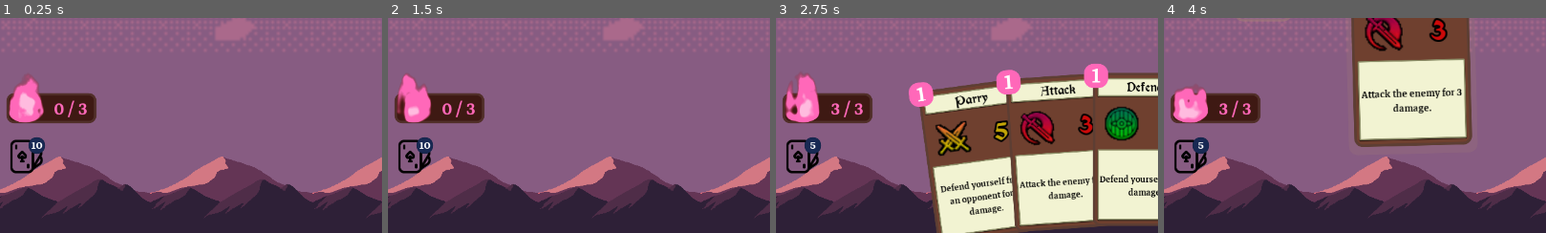
Above: before the commit, frames 1-4 (left to right).
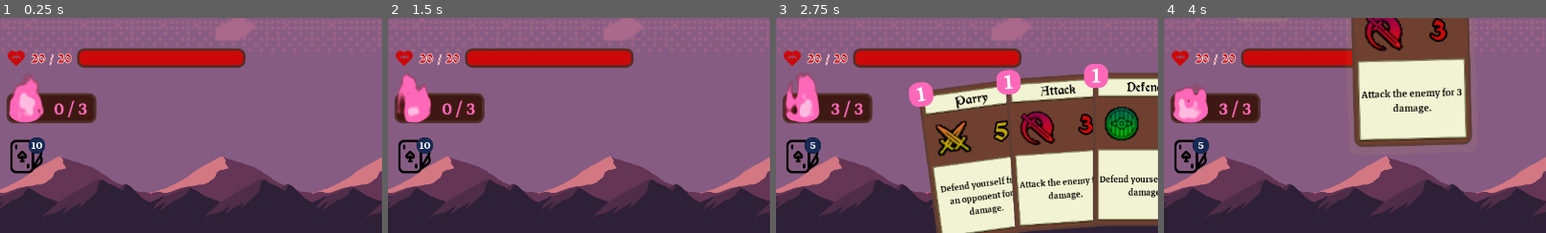
Above: after the commit, the same moments.

Repository: Maaack/Battle-Deck-Energy
Game: Godot game, scene res://Scenes/Main.tscn
The game is run twice, just before and just after one commit, with the same random seed, the same clock (stepped at 60 frames per second) and the same inputs.
Inputs (mouse positions are % of the whole screen's width and height, from its top left):
- Up to frame 1 (0.25 s): no input
- Up to frame 2 (1.5 s): drag from (50, 50) to (60, 28) at 0.52 s; drag from (30, 55) to (45, 70) at 1.27 s
- Up to frame 3 (2.75 s): move the mouse to (60, 28) at 2.02 s; click (60, 28) at 2.17 s
- Up to frame 4 (4 s): click "End Turn" at 2.75 s; drag from (45, 70) to (20, 35) at 3.52 s
The pictures show only the part of the screen within x 2-52%, y 50-100%; the shares and areas given below are measured in that part.

The runs differ from the first frame. In frame 1, 4.4% of the frame differs, in the area x 2-65%, y 14-24%; in frame 2, 4.4%; in frame 3, 4.4%; in frame 4, 3.1%.

Commit message:
BATL-02: Adds the health meter back in.

Diff:
--- a/Managers/CharacterBattle/CharacterBattleManager.gd
+++ b/Managers/CharacterBattle/CharacterBattleManager.gd
@@ -9,6 +9,7 @@
 signal reshuffled_card(card)
 signal played_card(card, opportunity)
 signal changed_energy(energy, max_energy)
+signal changed_health(health, max_health)
 
 var character_data : CharacterData setget set_character_data
 var draw_pile : DeckData = DeckData.new()
@@ -40,13 +41,20 @@
 	character_data = value
 	reset()
 
-func spend_energy(amount:int = 1):
-	character_data.energy -= amount
-	emit_signal("changed_energy", character_data.energy, character_data.max_energy)
+func gain_health(amount: int = 1):
+	character_data.health += 1
+	emit_signal("changed_health", character_data.health, character_data.max_health)
+
+func lose_health(amount: int = 1):
+	gain_health(-amount)
 
 func gain_energy(amount:int = 1):
 	character_data.energy += amount
 	emit_signal("changed_energy", character_data.energy, character_data.max_energy)
+
+func spend_energy(amount:int = 1):
+	gain_energy(-amount)
+
 
 func reset_energy():
 	character_data.energy = character_data.max_energy
--- a/Scenes/BattleInterface/BattleInterface.gd
+++ b/Scenes/BattleInterface/BattleInterface.gd
@@ -115,6 +115,9 @@
 func _on_CharacterBattleManager_played_card(card:CardData, opportunity:OpportunityData):
 	player_interface.play_card(player_data, card, opportunity)
 
+func _on_CharacterBattleManager_changed_health(health, max_health):
+	player_interface.set_health_meter(health, max_health)
+
 func _on_CharacterBattleManager_changed_energy(energy, max_energy):
 	player_interface.set_energy_meter(energy, max_energy)
 
--- a/Scenes/BattleInterface/BattleInterface.tscn
+++ b/Scenes/BattleInterface/BattleInterface.tscn
@@ -42,6 +42,7 @@
 [connection signal="card_played_on_opportunity" from="PlayerInterface" to="." method="_on_PlayerInterface_card_played_on_opportunity"]
 [connection signal="ending_turn" from="PlayerInterface" to="." method="_on_PlayerInterface_ending_turn"]
 [connection signal="changed_energy" from="CharacterBattleManager" to="." method="_on_CharacterBattleManager_changed_energy"]
+[connection signal="changed_health" from="CharacterBattleManager" to="." method="_on_CharacterBattleManager_changed_health"]
 [connection signal="discarded_card" from="CharacterBattleManager" to="." method="_on_CharacterBattleManager_discarded_card"]
 [connection signal="drew_card" from="CharacterBattleManager" to="." method="_on_CharacterBattleManager_drew_card"]
 [connection signal="played_card" from="CharacterBattleManager" to="." method="_on_CharacterBattleManager_played_card"]
--- a/Scenes/PlayerInterface/BattleBoard/PlayerBoard/BattleDeckEnergy/BattleDeckEnergy.gd
+++ b/Scenes/PlayerInterface/BattleBoard/PlayerBoard/BattleDeckEnergy/BattleDeckEnergy.gd
@@ -8,6 +8,10 @@
 var energy : int = 3 setget set_energy
 var max_energy : int = 3 setget set_max_energy
 
+func _update_meter():
+	if energy >= 0 and max_energy >= 0:
+		energy_label.text = LABEL_STR % [energy, max_energy]
+
 func set_energy(value:int):
 	energy = value
 	_update_meter()
@@ -16,6 +20,7 @@
 	max_energy = value
 	_update_meter()
 
-func _update_meter():
-	if energy >= 0 and max_energy >= 0:
-		energy_label.text = LABEL_STR % [energy, max_energy]
+func set_energy_values(value: int, max_value: int):
+	energy = value
+	max_energy = max_value
+	_update_meter()
--- a/Scenes/PlayerInterface/BattleBoard/PlayerBoard/HealthMeter/HealthMeter.gd
+++ b/Scenes/PlayerInterface/BattleBoard/PlayerBoard/HealthMeter/HealthMeter.gd
@@ -6,8 +6,14 @@
 onready var health_label = $HBoxContainer/HealthLabel
 onready var health_bar = $HBoxContainer/HealthBar
 
-var health : int = 20 setget set_health
-var max_health : int = 20 setget set_max_health
+var health : int = 10 setget set_health
+var max_health : int = 10 setget set_max_health
+
+func _update_meter():
+	if health >= 0 and max_health >= 0:
+		health_label.text = LABEL_STR % [health, max_health]
+		health_bar.value = health
+		health_bar.max_value = max_health
 
 func set_health(value:int):
 	health = value
@@ -17,8 +23,7 @@
 	max_health = value
 	_update_meter()
 
-func _update_meter():
-	if health >= 0 and max_health >= 0:
-		health_label.text = LABEL_STR % [health, max_health]
-		health_bar.value = health
-		health_bar.max_value = max_health
+func set_health_values(value:int, max_value:int):
+	health = value
+	max_health = max_value
+	_update_meter()
--- a/Scenes/PlayerInterface/BattleBoard/PlayerBoard/HealthMeter/HealthMeter.tscn
+++ b/Scenes/PlayerInterface/BattleBoard/PlayerBoard/HealthMeter/HealthMeter.tscn
@@ -7,8 +7,10 @@
 [ext_resource path="res://Scenes/PlayerInterface/BattleBoard/PlayerBoard/HealthMeter/HealthMeter.gd" type="Script" id=5]
 
 [node name="HealthMeter" type="Control"]
+anchor_top = 1.0
+anchor_bottom = 1.0
+margin_top = -32.0
 margin_right = 400.0
-margin_bottom = 25.0
 rect_min_size = Vector2( 400, 32 )
 script = ExtResource( 5 )
 __meta__ = {
--- a/Scenes/PlayerInterface/BattleBoard/PlayerBoard/PlayerBoard.gd
+++ b/Scenes/PlayerInterface/BattleBoard/PlayerBoard/PlayerBoard.gd
@@ -9,13 +9,16 @@
 onready var end_turn_button = $EndTurnButton
 onready var round_counter = $RoundCounter
 onready var energy_meter = $BattleDeckEnergy
+onready var health_meter = $HealthMeter
 
 func set_draw_pile_size(value:int):
 	draw_pile.count = value
 
+func set_player_health(health:int, max_health:int):
+	health_meter.set_health_values(health, max_health)
+
 func set_player_energy(energy:int, max_energy:int):
-	energy_meter.energy = energy
-	energy_meter.max_energy = max_energy
+	energy_meter.set_energy_values(energy, max_energy)
 
 func draw_card():
 	draw_pile.remove_card()
--- a/Scenes/PlayerInterface/BattleBoard/PlayerBoard/PlayerBoard.tscn
+++ b/Scenes/PlayerInterface/BattleBoard/PlayerBoard/PlayerBoard.tscn
@@ -7,6 +7,7 @@
 [ext_resource path="res://Scenes/PlayerInterface/BattleBoard/PlayerBoard/PlayerBoard.gd" type="Script" id=5]
 [ext_resource path="res://Scenes/PlayerInterface/BattleBoard/PlayerBoard/DeckMeters/DrawPile.tscn" type="PackedScene" id=6]
 [ext_resource path="res://Scenes/PlayerInterface/BattleBoard/PlayerBoard/DeckMeters/ExhaustPile.tscn" type="PackedScene" id=7]
+[ext_resource path="res://Scenes/PlayerInterface/BattleBoard/PlayerBoard/HealthMeter/HealthMeter.tscn" type="PackedScene" id=8]
 
 [node name="PlayerBoard" type="Control"]
 anchor_right = 1.0
@@ -43,4 +44,8 @@
 [node name="BattleDeckEnergy" parent="." instance=ExtResource( 1 )]
 margin_top = -216.0
 margin_bottom = -152.0
+
+[node name="HealthMeter" parent="." instance=ExtResource( 8 )]
+margin_top = -277.0
+margin_bottom = -245.0
 [connection signal="pressed" from="EndTurnButton" to="." method="_on_EndTurnButton_pressed"]
--- a/Scenes/PlayerInterface/PlayerInterface.gd
+++ b/Scenes/PlayerInterface/PlayerInterface.gd
@@ -26,6 +26,7 @@
 	player_data = value
 	if is_instance_valid(player_data):
 		player_board.set_player_energy(0, player_data.max_energy)
+		player_board.set_player_health(player_data.health, player_data.max_health)
 		player_board.set_draw_pile_size(player_data.deck_size())
 
 func set_draw_pile_count(count:int):
@@ -128,6 +129,9 @@
 			_drawing_cards_count = 0
 			return
 		emit_signal("drawing_completed")
+
+func set_health_meter(health:int, max_health:int):
+	player_board.set_player_health(health, max_health)
 
 func set_energy_meter(energy:int, max_energy:int):
 	player_board.set_player_energy(energy, max_energy)
Not shown: 1 places in Scenes/PlayerInterface/BattleBoard/PlayerBoard/PlayerBoard.tscn that only renumber resources
